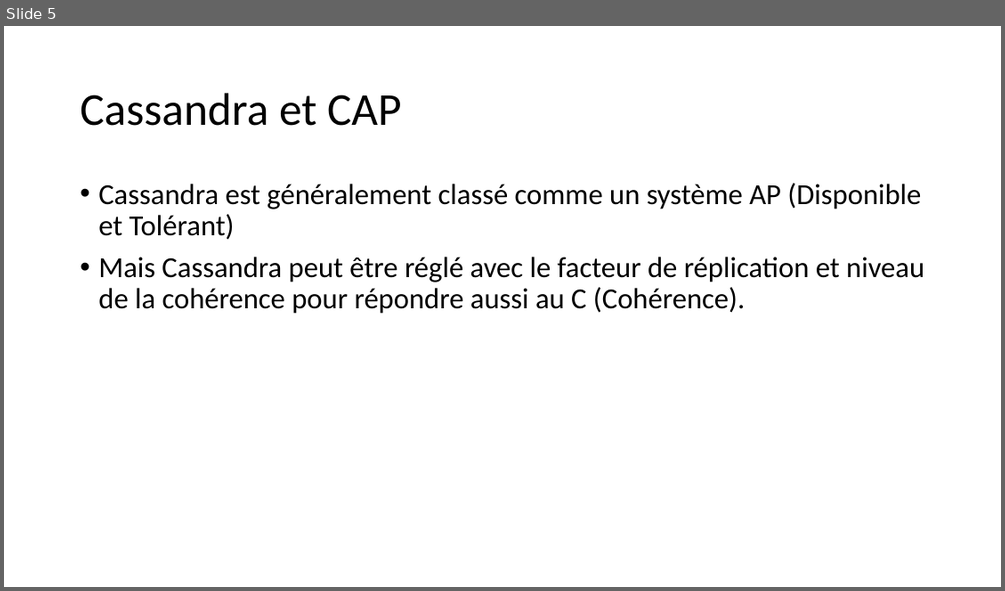
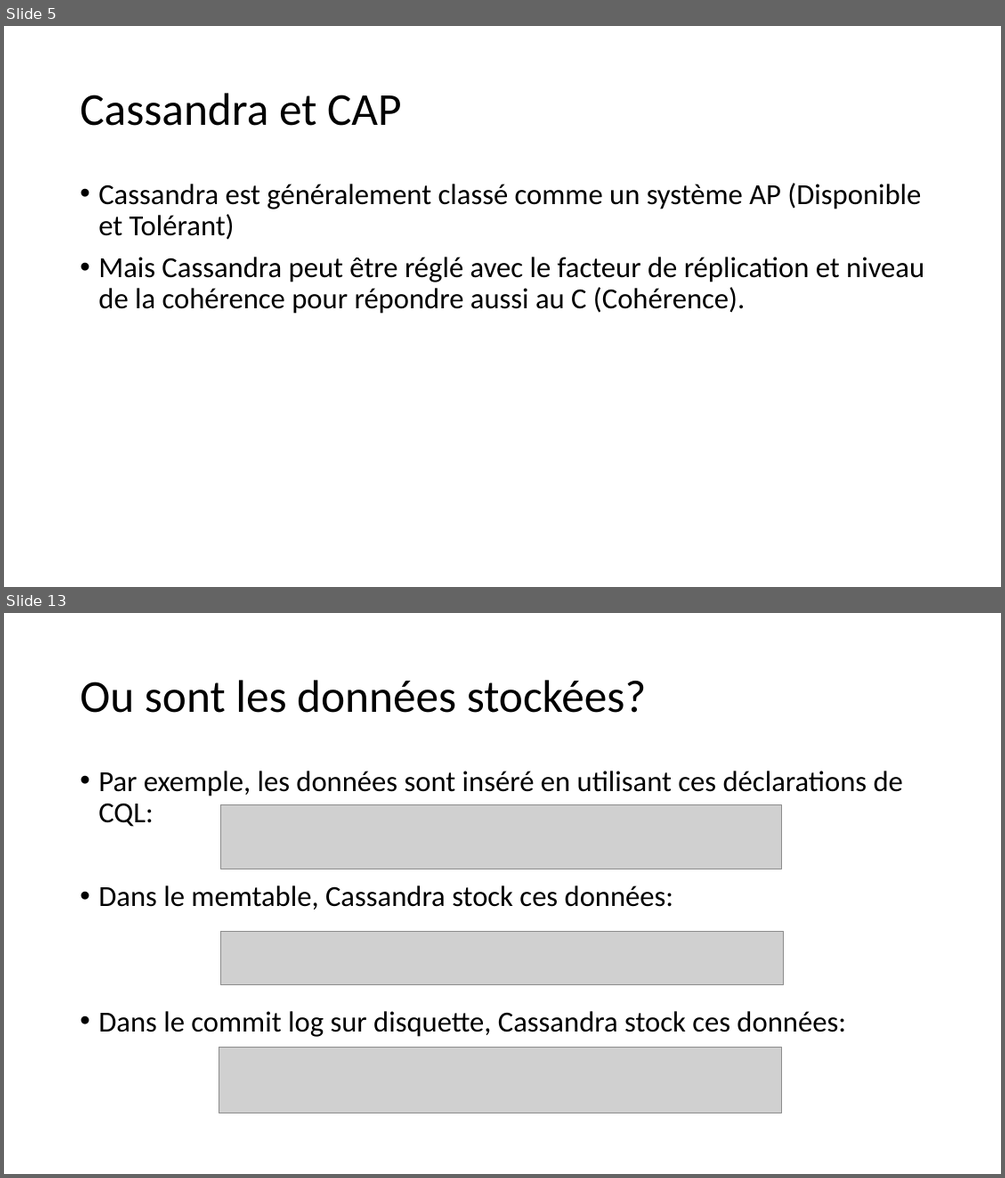
Before and after one commit to khalilbsaibes/cassandra, a slide deck: Cassandra.pptx. Shown one above the other, each under a label of ours: slide 5 before the commit, slides 5 and 13 after it; the slides between them are not shown. The pictures are 1005x591 and 1005x1178 pixels, drawn with LibreOffice and Linux fonts; fonts in the diff are those of the drawing; grey boxes stand for pictures. Boxes give left, top, right and bottom in pixels: in the first picture for what was removed or moved away, otherwise in the second. Text is boxed around its words. In the diff, an @@ line names an element or a change of style, - is before the commit and + after.

```diff
--- a/Cassandra.pptx
+++ b/Cassandra.pptx
@@ slide 13 added at box(4, 613, 1001, 1174), background #FFFFFF @@
@@ title added at box(80, 680, 647, 713), 44 pt, text #000000 @@
+Ou sont les données stockées?
@@ text added at box(98, 771, 903, 1037), 28 pt, text #000000 @@
+• Par exemple, les données sont inséré en utilisant ces déclarations de CQL:
+• Dans le memtable, Cassandra stock ces données:
+• Dans le commit log sur disquette, Cassandra stock ces données:
@@ picture added at box(221, 804, 782, 868) @@
@@ picture added at box(221, 931, 783, 985) @@
@@ picture added at box(219, 1047, 782, 1113) @@
```
Also in this commit, not shown: 3 slides changed, 7 other slides added.
